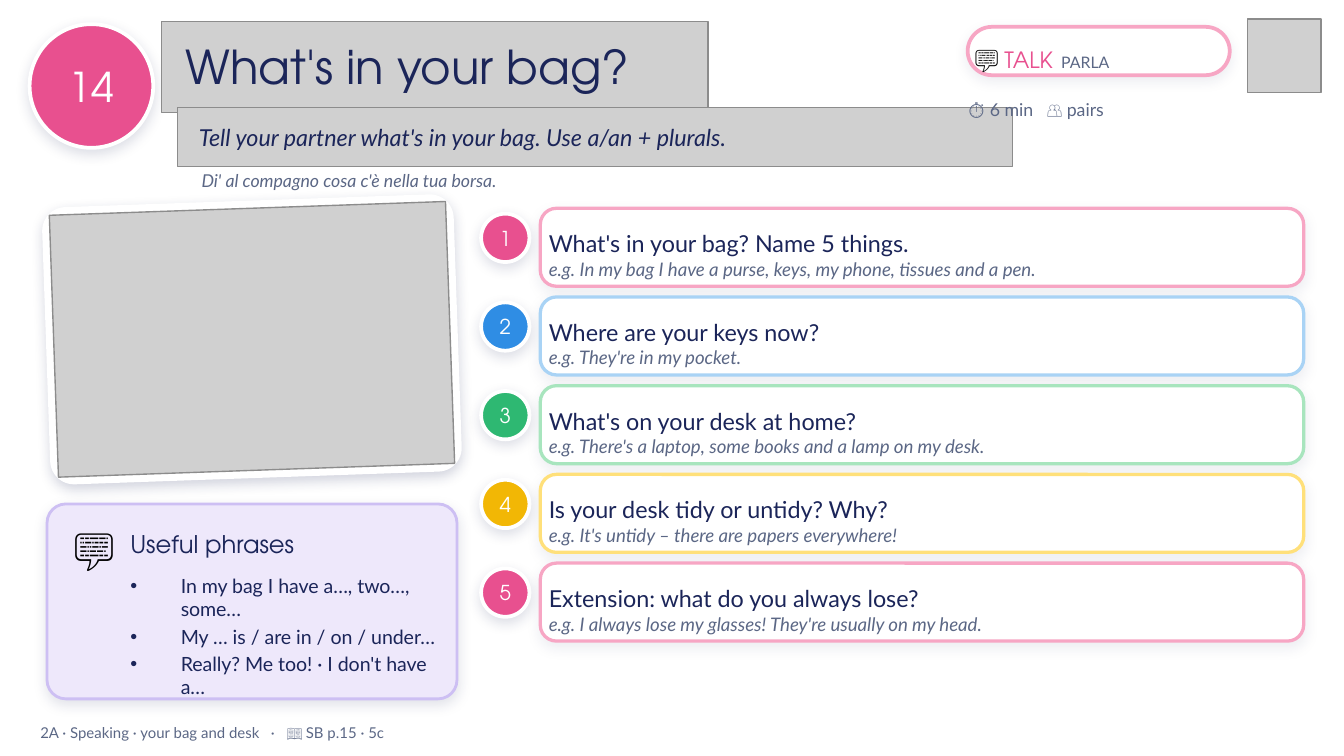
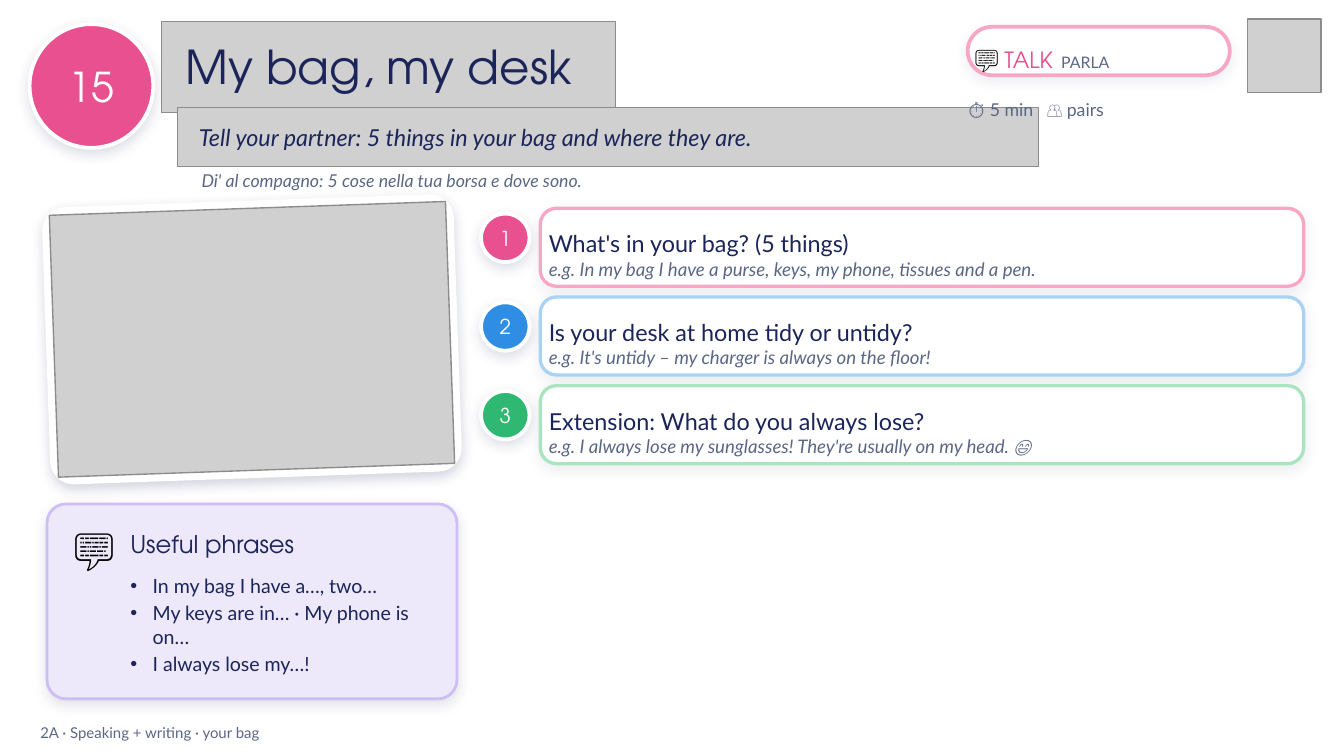
Before and after one commit to londonlanguageschool/Bagheria-, a slide deck: slide 15 of materials/EFE/EFE_2A_Tidy_or_untidy.pptx (slide 14 before the commit). Drawn at 1344x756 pixels with LibreOffice and Linux fonts; fonts in the diff are those of the drawing; grey boxes stand for pictures; background and template pictures are left out. Boxes give left, top, right and bottom in pixels: in the first picture for what was removed or moved away, otherwise in the second. Text is boxed around its words. In the diff, an @@ line names an element or a change of style, - is before the commit and + after.

```diff
--- a/materials/EFE/EFE_2A_Tidy_or_untidy.pptx
+++ b/materials/EFE/EFE_2A_Tidy_or_untidy.pptx
@@ picture: place and size @@
-picture at box(161, 22, 708, 113)
+picture at box(161, 22, 616, 113)
@@ text at box(185, 49, 572, 94): text changed @@
-What's in your bag?
+My bag, my desk
@@ text in ellipse at box(69, 71, 114, 103): text changed @@
-14
+15
@@ picture: place and size @@
-picture at box(177, 108, 1012, 167)
+picture at box(177, 108, 1039, 167)
@@ text at box(990, 101, 1104, 119): text changed @@
-⏱ 6 min 👥 pairs
+⏱ 5 min 👥 pairs
@@ text at box(199, 129, 751, 151): text changed @@
-Tell your partner what's in your bag. Use a/an + plurals.
+Tell your partner: 5 things in your bag and where they are.
@@ text at box(202, 174, 582, 190): text changed @@
-Di' al compagno cosa c'è nella tua borsa.
+Di' al compagno: 5 cose nella tua borsa e dove sono.
@@ text in rounded rectangle at box(549, 234, 849, 257): text changed @@
-What's in your bag? Name 5 things.
+What's in your bag? (5 things)
@@ text in rounded rectangle at box(549, 323, 931, 368): text changed @@
-Where are your keys now?
-e.g. They're in my pocket.
+Is your desk at home tidy or untidy?
+e.g. It's untidy – my charger is always on the floor!
@@ text in rounded rectangle at box(549, 412, 1009, 457): text changed @@
-What's on your desk at home?
-e.g. There's a laptop, some books and a lamp on my desk.
+Extension: What do you always lose?
+e.g. I always lose my sunglasses! They're usually on my head. 😄
@@ rounded rectangle removed at box(540, 474, 1304, 552) @@
-Is your desk tidy or untidy? Why?
-e.g. It's untidy – there are papers everywhere!
@@ ellipse removed at box(481, 480, 530, 528) @@
-4
@@ ellipse removed at box(481, 569, 530, 617) @@
-5
@@ rounded rectangle removed at box(540, 563, 1304, 641) @@
-Extension: what do you always lose?
-e.g. I always lose my glasses! They're usually on my head.
@@ text at box(153, 578, 409, 675): text changed @@
-• In my bag I have a…, two…, some…
-• My … is / are in / on / under…
-• Really? Me too! · I don't have a…
+• In my bag I have a…, two…
+• My keys are in… · My phone is on…
+• I always lose my…!
@@ text at box(40, 727, 260, 741): text changed @@
-2A · Speaking · your bag and desk · 📖 SB p.15 · 5c
+2A · Speaking + writing · your bag
```
Also in this commit, not shown: 11 other slides changed, 5 slides added, 3 slides removed, 2 other files.
